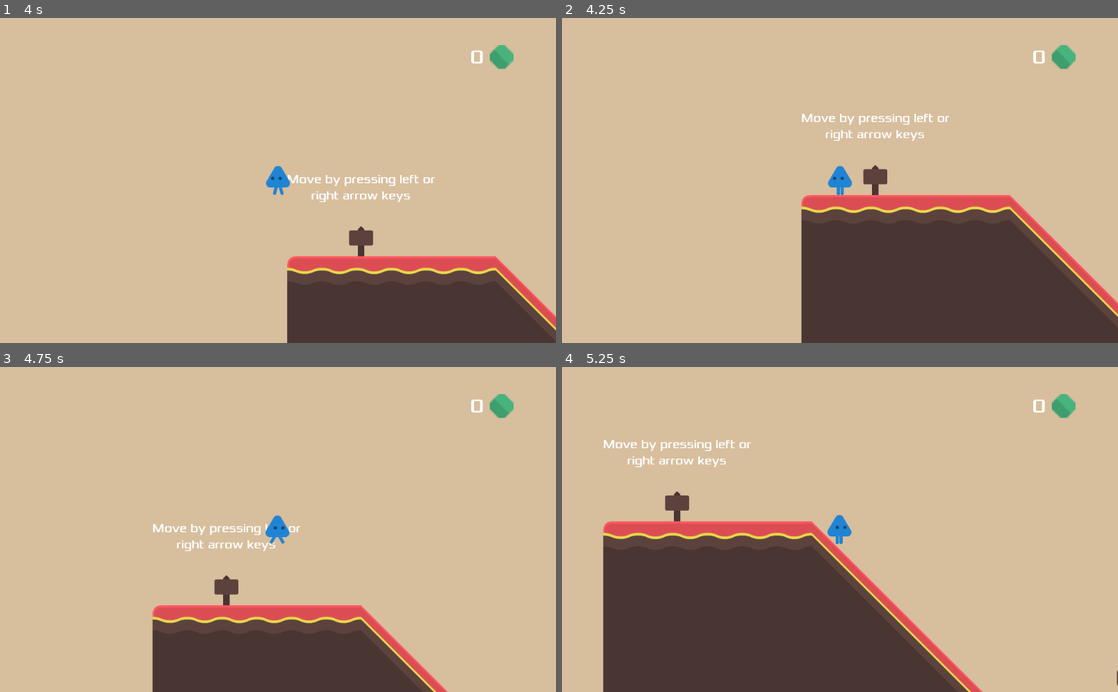
Above: before the commit, frames 1-4 (two rows, left to right).
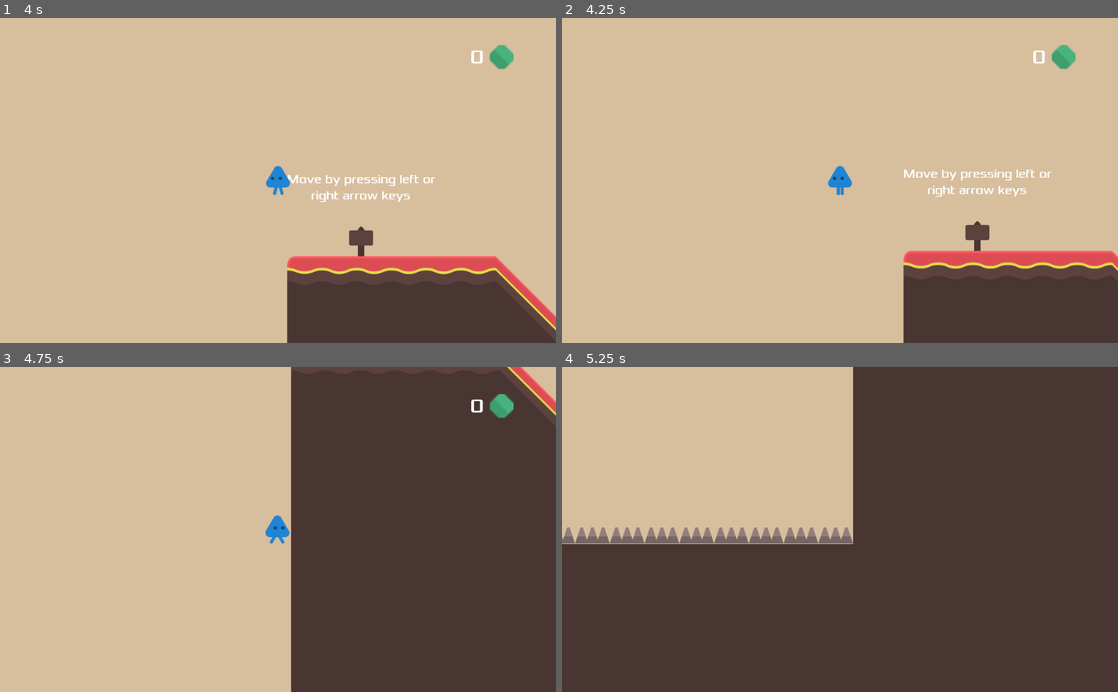
Above: after the commit, the same moments.

Repository: timmmmmb/GodotRPG
Game: Godot game, scene res://Level01.tscn
Two runs of this game, one before a commit and one after it. Both use one fixed random seed, a clock stepped at 60 frames per second and the inputs below.
Inputs:
- Up to frame 1 (4 s): tap Enter at 0.5 s; hold Right (ui_right) 0.53-2.03 s; tap Space (ui_select) at 0.77, 1.52, 3.02, 3.77 s; hold Left (ui_left) from 2.03 s (still down)
- Up to frame 2 (4.25 s): keep holding Left (ui_left); tap R (ui_restart) at 4.15 s
- Up to frame 3 (4.75 s): release Left (ui_left) at 4.28 s; hold Right (ui_right) from 4.28 s (still down); tap Space (ui_select) at 4.52 s
- Up to frame 4 (5.25 s): keep holding Right (ui_right)

Frame 1 is identical in both runs. In frame 2, 16% of the frame differs, in the area x 43-100%, y 29-100%; in frame 3, 50%; in frame 4, 52%, in the area x 0-100%, y 0-100%.

Commit message:
you respawn now automatically

Diff:
--- a/HUD.gd
+++ b/HUD.gd
@@ -24,3 +24,6 @@
 
 func _on_MessageTimer_timeout():
 	$MessageLabel.hide()
+
+func setTime(time):
+	$Time.text = time
--- a/HUD.tscn
+++ b/HUD.tscn
@@ -54,5 +54,16 @@
 __meta__ = {
 "_edit_use_anchors_": false
 }
+
+[node name="Time" type="Label" parent="."]
+margin_left = 776.0
+margin_top = 8.0
+margin_right = 816.0
+margin_bottom = 52.0
+custom_fonts/font = ExtResource( 4 )
+text = "0"
+__meta__ = {
+"_edit_use_anchors_": false
+}
 [connection signal="pressed" from="StartButton" to="." method="_on_StartButton_pressed"]
 [connection signal="timeout" from="MessageTimer" to="." method="_on_MessageTimer_timeout"]
--- a/Level01.gd
+++ b/Level01.gd
@@ -1,11 +1,3 @@
 extends Node2D
 
-func _process(_delta):
-	if Input.is_action_just_pressed('ui_restart'):
-		restart()
-
-func restart():
-	$Player.restart()
-
-func _on_HUD_start_game():
-	restart()
+var time = 0
--- a/Level01.tscn
+++ b/Level01.tscn
@@ -398,4 +398,7 @@
 
 [node name="HUD" parent="Player" instance=ExtResource( 10 )]
 position = Vector2( -260, -260 )
+
+[node name="Score" type="Timer" parent="."]
+autostart = true
 [connection signal="start_game" from="Player/HUD" to="." method="_on_HUD_start_game"]
--- a/Player.gd
+++ b/Player.gd
@@ -48,6 +48,7 @@
 	dead = true
 	visible = false
 	$CollisionShape2D.disabled = true
+	$Respawn.start()
 
 func restart():
 	position = respawnPosition
@@ -58,3 +59,6 @@
 func increaseScore():
 	score += 1
 	$HUD.update_score(score)
+
+func _on_Respawn_timeout():
+	restart()
--- a/Player.tscn
+++ b/Player.tscn
@@ -47,3 +47,7 @@
 
 [node name="DeathSound" type="AudioStreamPlayer2D" parent="."]
 stream = ExtResource( 10 )
+
+[node name="Respawn" type="Timer" parent="."]
+one_shot = true
+[connection signal="timeout" from="Respawn" to="." method="_on_Respawn_timeout"]
--- a/Spike.gd
+++ b/Spike.gd
@@ -1,6 +1,4 @@
 extends Area2D
-
-
 
 func _on_Spike_body_entered(body):
 	if body.is_in_group("Player"):
